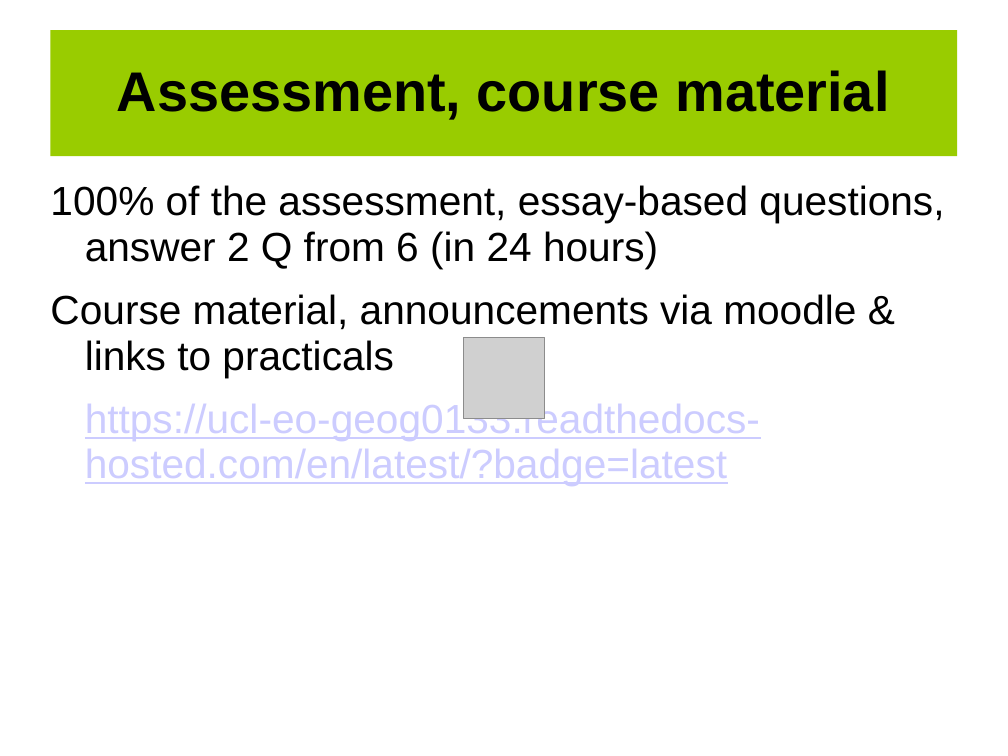
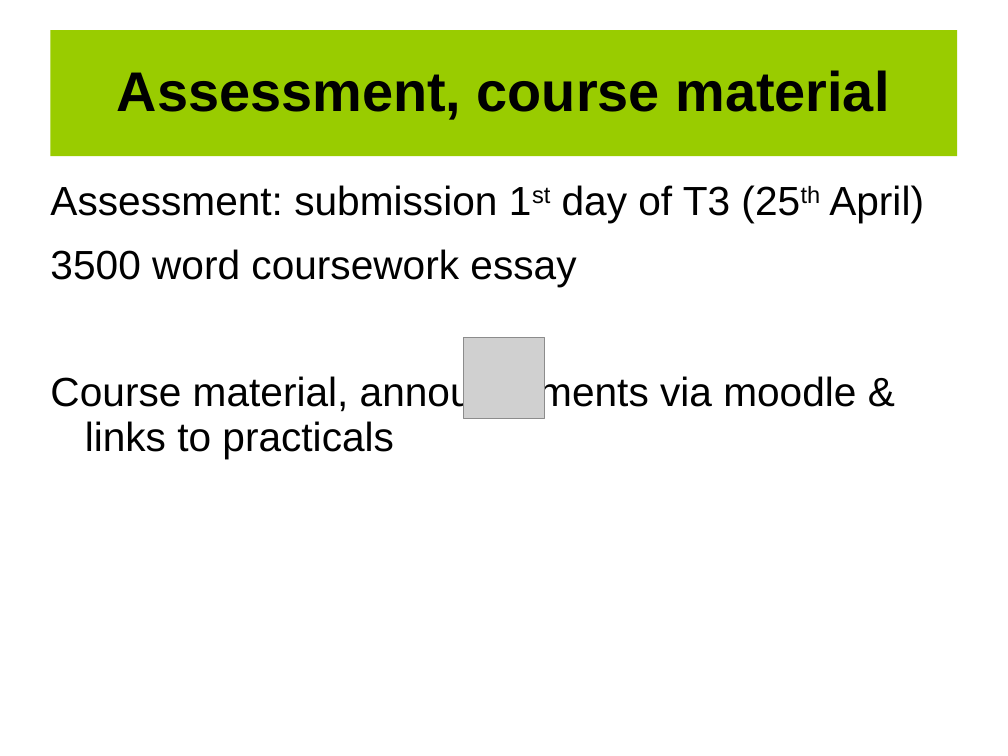
Before and after one commit to UCL-EO/geog0133, a slide deck: slide 6 of docs/ppt/GEOG0113-001.pptx. Drawn at 1008x756 pixels with LibreOffice and Linux fonts; fonts in the diff are those of the drawing; grey boxes stand for pictures; background and template pictures are left out. Boxes give left, top, right and bottom in pixels: in the first picture for what was removed or moved away, otherwise in the second. Text is boxed around its words. In the diff, an @@ line names an element or a change of style, - is before the commit and + after.

```diff
--- a/docs/ppt/GEOG0113-001.pptx
+++ b/docs/ppt/GEOG0113-001.pptx
@@ text at [50,185,924,287]: text changed @@
-100% of the assessment, essay-based questions, answer 2 Q from 6 (in 24 hours)
+Assessment: submission 1st day of T3 (25th April)
+3500 word coursework essay
@@ text at [85,401,760,486]: paragraph removed @@
-https://ucl-eo-geog0133.readthedocs-hosted.com/en/latest/?badge=latest
```
Also in this commit, not shown: 6 slides added.
